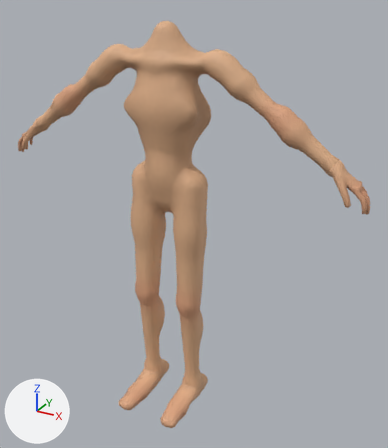
An edit to the glTF model game/assets/models/characters/bodies/slight/slight.glb, drawn before and after from the same camera.
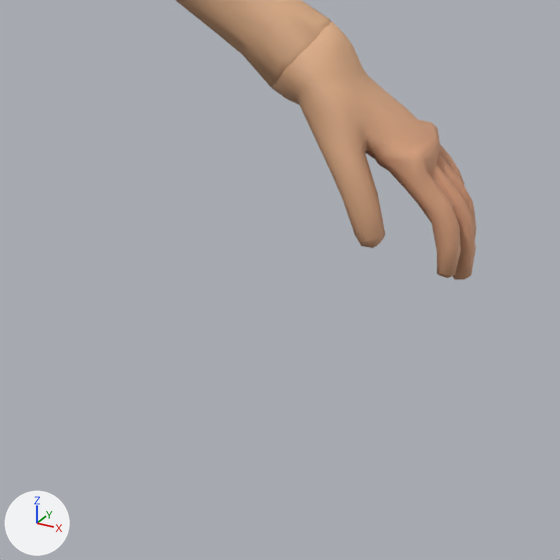
Each version is shown whole from a 50 mm lens placed at (1.049, -1.701, 1.706), pointed at (0.106, 0.013, 0.848), then close up on the part from 69% to 100% of the width and 35% to 61% of the height. Every picture has the same lights, and +X, +Y and +Z are marked at lower left. The last two pictures show the newer version. Vertices at exactly the same position are counted once.

The scene before the commit, as lines of its bpy script (objects in view):
```python
me_body = bpy.data.meshes.new('Body')
me_body.from_pydata(...)  # 4801 vertices, 9600 faces; spans x -0.77..0.77, y -0.24..0.1, z 0.0..1.6
me_body.materials.append(mat_wm_skin_slight)
ob_body = bpy.data.objects.new('Body', me_body)
ob_body.location = (0.0, 0.0, 0.0)
```
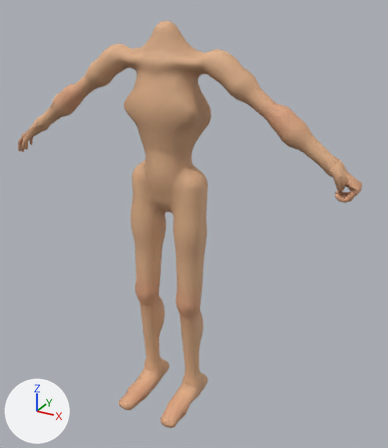
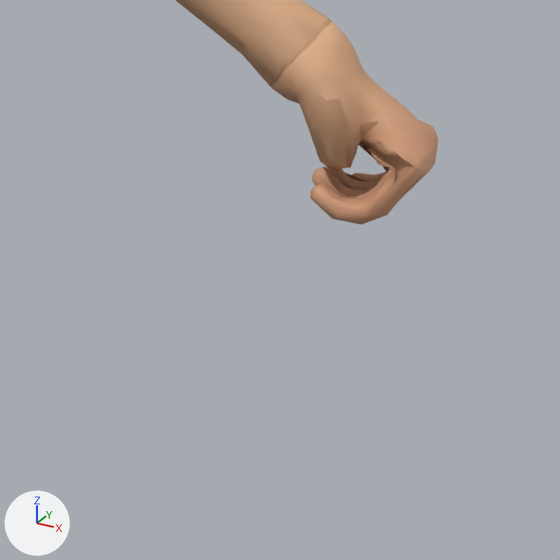
The newer file adds a shape key; the second version is drawn at full value of the shape key 'grip_L' of 'Body', and the change is written as the vertex moves it makes.

Changed parts and their boxes [x1, y1, x2, y2] in the close-ups (560 x 560 px; the box of a moved part takes in the faces that stretch with it):
```json
{"object": "Body", "change": "reshaped", "before": [176, 0, 476, 280], "after": [176, 0, 438, 225]}
{"part": 1, "of": "me_body", "change": "moved or reshaped", "before": [303, 89, 476, 280], "after": [303, 96, 438, 225]}
```

Scene script edits in JSON lines:
```json
{"block": "me_body", "where": "# used by ob_body; location = (0.0, 0.0, 0.0)"}
{"op": "remove", "block": "me_body", "code": "me_body.from_pydata(...)  # 4801 vertices, 9600 faces; spans x -0.77..0.77, y -0.24..0.1, z 0.0..1.6"}
{"op": "add", "block": "me_body", "code": "me_body.from_pydata(...)  # 4801 vertices, 9600 faces; spans x -0.77..0.73, y -0.24..0.1, z 0.0..1.6"}
{"block": "me_body", "change": "me_body part 1: 282 of 4801 vertices moved; they spanned x 0.65..0.77, y -0.06..0.04, z 1.03..1.15 and now span x 0.64..0.73, y -0.04..0.04, z 1.06..1.13; mean shift (-0.05, 0.01, 0.01); largest move (0.71, -0.05, 1.06) -> (0.64, 0.04, 1.11)"}
```
